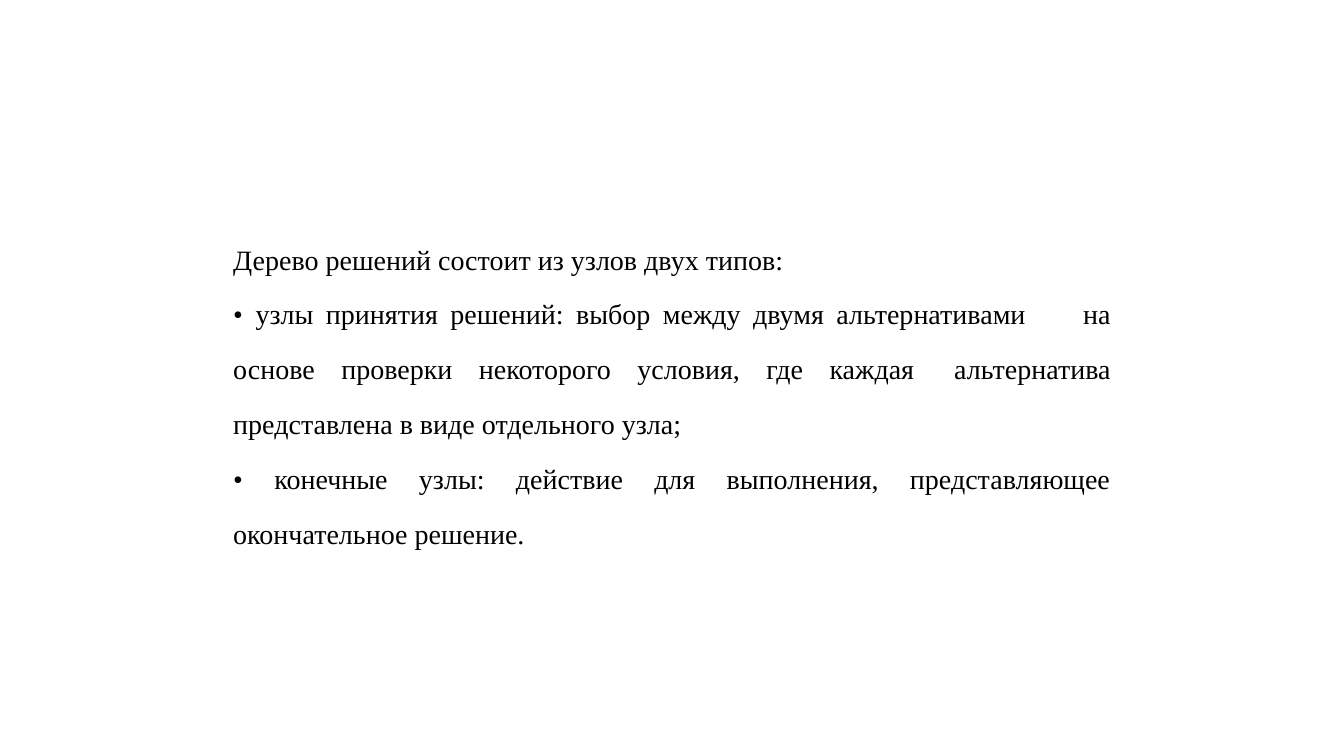
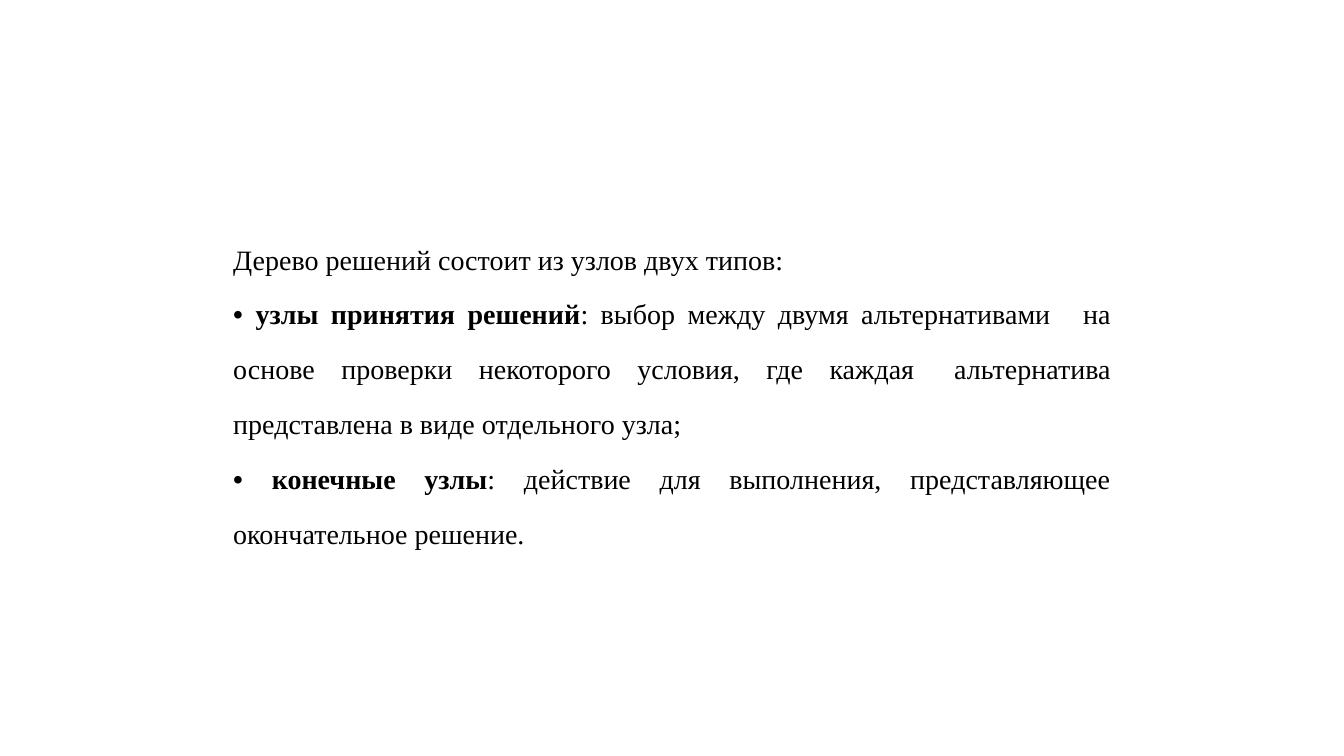
Before and after one commit to DmitryKotusev/CourseWork, a slide deck: slide 9 of ТестПрезька.pptx. Drawn at 1344x756 pixels with LibreOffice and Linux fonts; fonts in the diff are those of the drawing; background and template pictures are left out. Boxes give left, top, right and bottom in pixels: in the first picture for what was removed or moved away, otherwise in the second. Text is boxed around its words. In the diff, an @@ line names an element or a change of style, - is before the commit and + after.

```diff
--- a/ТестПрезька.pptx
+++ b/ТестПрезька.pptx
@@ text at (x1=233, y1=304, x2=1110, y2=494): bold on in "• узлы принятия решений:", "• конечные узлы:" @@
```
Also in this commit, not shown: 6 other slides changed.
